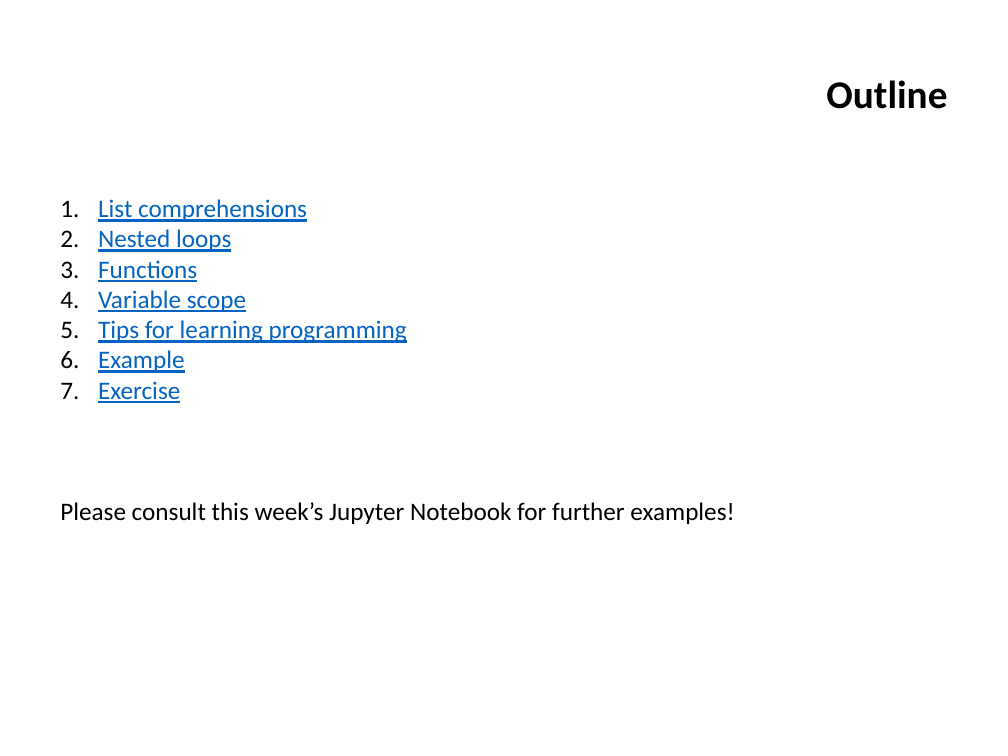
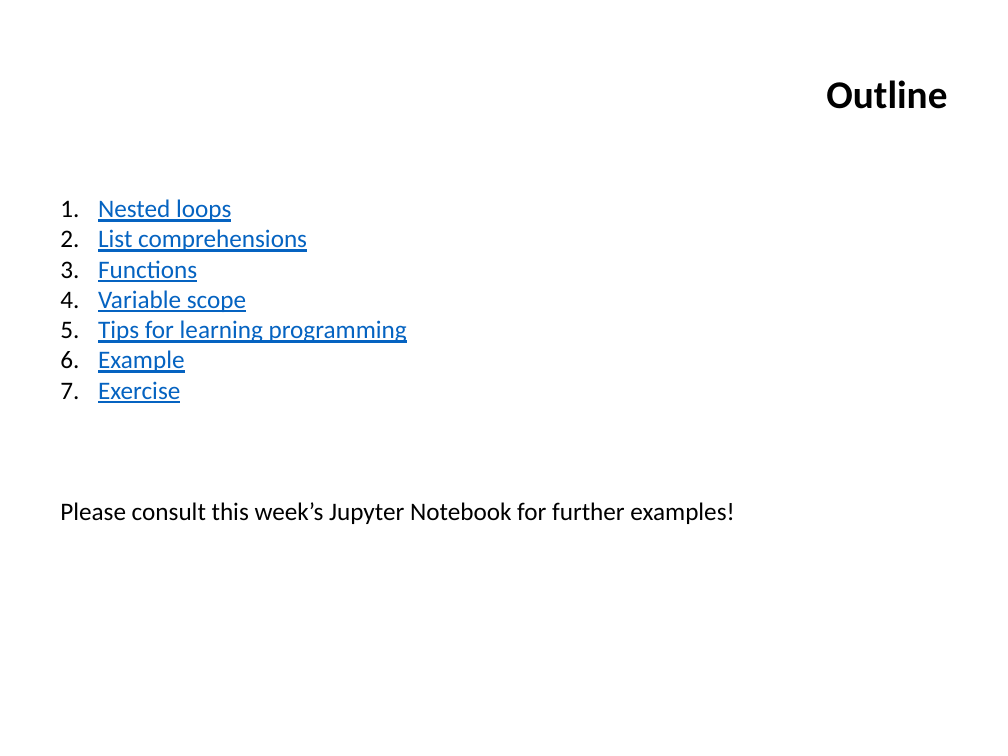
Before and after one commit to ifromm/fcsp, a slide deck: slide 2 of Slides/unit_6_prog_3.pptx. Drawn at 1008x756 pixels with LibreOffice and Linux fonts; fonts in the diff are those of the drawing; background and template pictures are left out. Boxes give left, top, right and bottom in pixels: in the first picture for what was removed or moved away, otherwise in the second. Text is boxed around its words. In the diff, an @@ line names an element or a change of style, - is before the commit and + after.

```diff
--- a/Slides/unit_6_prog_3.pptx
+++ b/Slides/unit_6_prog_3.pptx
@@ text at (98, 199, 231, 222): paragraph added @@
+1. Nested loops
@@ text at (98, 229, 231, 252): paragraph removed @@
-2. Nested loops
```
Also in this commit, not shown: 1 other slide changed.
